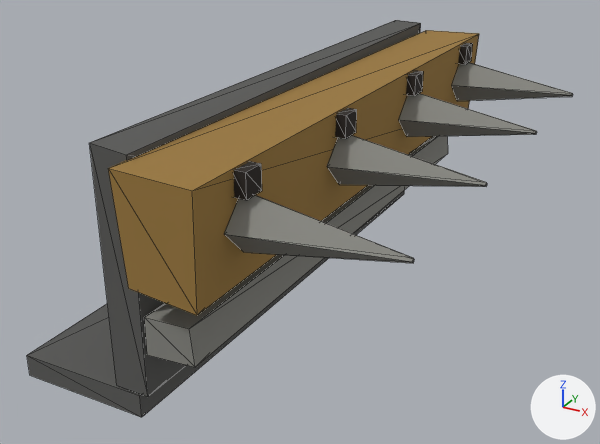
What one commit did to the glTF model game/public/models/arm_ram.glb.
One viewpoint serves both versions: a 50 mm camera at (1.215, -1.705, 1.008) aimed at (0.323, -0.082, 0.196). The axes (+X, +Y, +Z) are drawn at lower right. The lights are the same throughout. The first picture is the older version. Mesh edges are drawn as thin lines. Vertices at exactly the same position are counted once.

Objects in the first picture: 'arm_ram'.
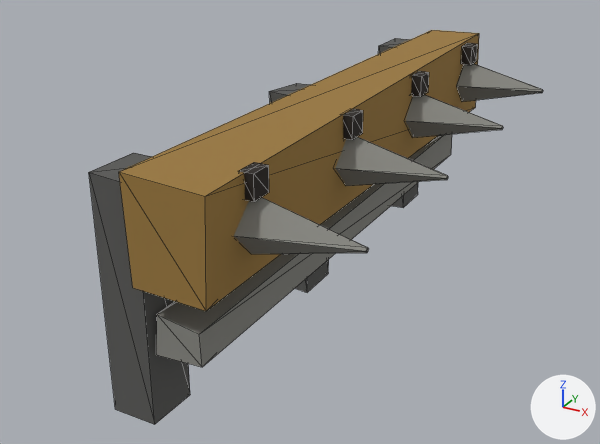
Where the change shows, as pixel boxes [x1, y1, x2, y2] in the pictures (600 x 444 px; the box of a moved part takes in the faces that stretch with it):
'arm_ram', reshaped (17% narrower)
    before: [27, 20, 573, 417]
    after: [89, 30, 543, 425]
part 1 of me_cube, moved or reshaped
    before: [224, 195, 414, 263]
    after: [234, 197, 369, 254]
part 2 of me_cube, moved or reshaped
    before: [327, 135, 487, 187]
    after: [335, 137, 448, 186]
part 3 of me_cube, moved or reshaped
    before: [399, 93, 537, 137]
    after: [405, 95, 503, 137]
part 4 of me_cube, moved or reshaped
    before: [452, 63, 573, 101]
    after: [457, 63, 543, 102]
part 5 of me_cube, moved or reshaped
    before: [234, 161, 262, 200]
    after: [239, 162, 269, 202]
part 6 of me_cube, moved or reshaped
    before: [335, 108, 357, 139]
    after: [343, 109, 363, 140]
part 7 of me_cube, moved or reshaped
    before: [406, 70, 424, 96]
    after: [411, 71, 429, 97]
part 8 of me_cube, moved or reshaped
    before: [458, 43, 473, 64]
    after: [461, 43, 478, 65]
part 9 of me_cube, rebuilt
    before: [108, 30, 479, 315]
    after: [119, 30, 479, 311]
part 10 of me_cube, rebuilt
    before: [144, 136, 448, 367]
    after: [156, 134, 452, 367]
part 11 of me_cube, moved or reshaped
    before: [27, 20, 421, 417]
    after: [89, 38, 418, 425]

Diff of the bpy script that builds the scene:
```diff
--- a/game/public/models/arm_ram.glb.py
+++ b/game/public/models/arm_ram.glb.py
@@ me_cube @@
 # used by ob_arm_ram; location = (0.0, 0.0, 0.0)
-me_cube.from_pydata(...)  # 128 vertices, 192 faces; spans x -0.005..0.8, y -0.723..0.72, z 0.0..0.556
+me_cube.from_pydata(...)  # 104 vertices, 156 faces; spans x 0.231..0.72, y -0.72..0.721, z -0.005..0.533
+# me_cube part 1: the loose piece of 8 vertices spanning x 0.48..0.8, y -0.636..-0.516, z 0.36..0.48 is scaled about its middle by (0.703, 1, 1), then moved by (-0.032, 0.0, 0.0)
+# me_cube part 2: the loose piece of 8 vertices spanning x 0.48..0.8, y -0.252..-0.132, z 0.36..0.48 is scaled about its middle by (0.703, 1, 1), then moved by (-0.032, 0.0, 0.0)
+# me_cube part 3: the loose piece of 8 vertices spanning x 0.48..0.8, y 0.132..0.252, z 0.36..0.48 is scaled about its middle by (0.703, 1, 1), then moved by (-0.032, 0.0, 0.0)
+# me_cube part 4: the loose piece of 8 vertices spanning x 0.48..0.8, y 0.516..0.636, z 0.36..0.48 is scaled about its middle by (0.703, 1, 1), then moved by (-0.032, 0.0, 0.0)
+# me_cube part 5: the loose piece of 8 vertices spanning x 0.475..0.505, y -0.601..-0.551, z 0.475..0.525 is moved by (0.015, 0.0, 0.0)
+# me_cube part 6: the loose piece of 8 vertices spanning x 0.475..0.505, y -0.217..-0.167, z 0.475..0.525 is moved by (0.015, 0.0, 0.0)
+# me_cube part 7: the loose piece of 8 vertices spanning x 0.475..0.505, y 0.167..0.217, z 0.475..0.525 is moved by (0.015, 0.0, 0.0)
+# me_cube part 8: the loose piece of 8 vertices spanning x 0.475..0.505, y 0.551..0.601, z 0.475..0.525 is moved by (0.015, 0.0, 0.0)
+# me_cube part 9: the loose piece of 8 vertices spanning x 0.314..0.486, y -0.723..0.72, z 0.302..0.538 is rebuilt with 8 vertices and now spans x 0.328..0.502, y -0.72..0.721, z 0.307..0.533
+# me_cube part 10: the loose piece of 8 vertices spanning x 0.325..0.433, y -0.681..0.677, z 0.155..0.239 is rebuilt with 8 vertices and now spans x 0.344..0.448, y -0.679..0.68, z 0.161..0.245
+# me_cube part 11
+# 16 vertices are removed from x -0.005..0.318, y -0.678..0.676, z 0.0..0.556
+# 24 faces are deleted
+# 24 vertices are added at x 0.231..0.339, y -0.688..0.686, z -0.005..0.505
+# 36 new faces join them, mat_metal (dark grey #5a5a58)
+# other edits to the shape of me_cube do not show in these pictures
 me_cube.materials.append(mat_metal)
```
